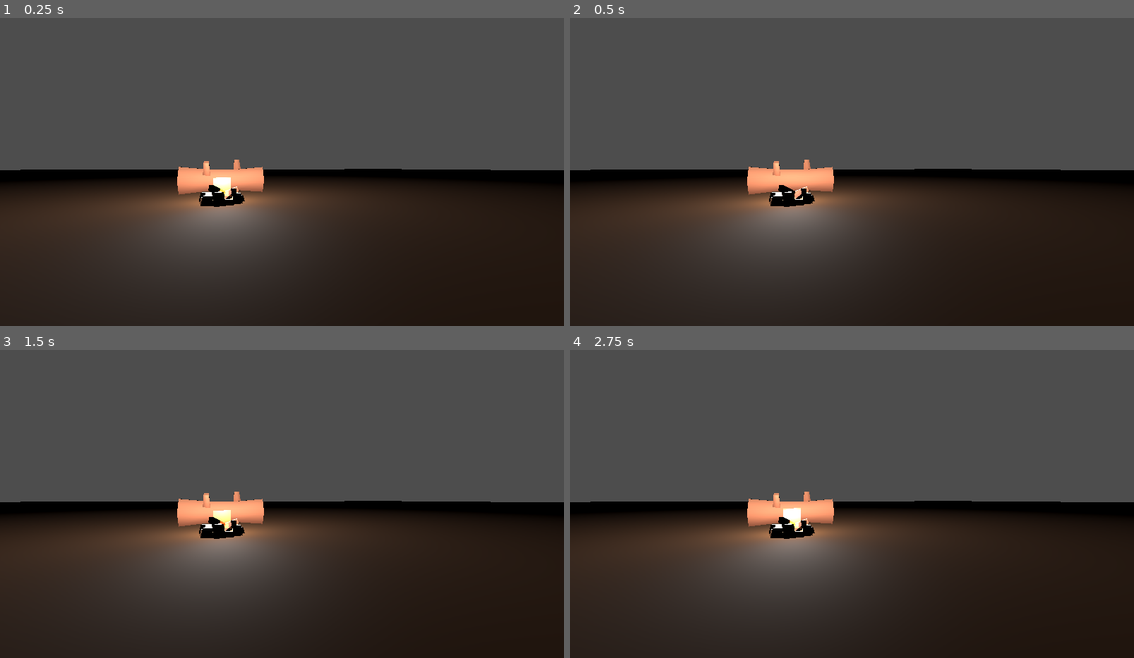
Above: before the commit, frames 1-4 (two rows, left to right).
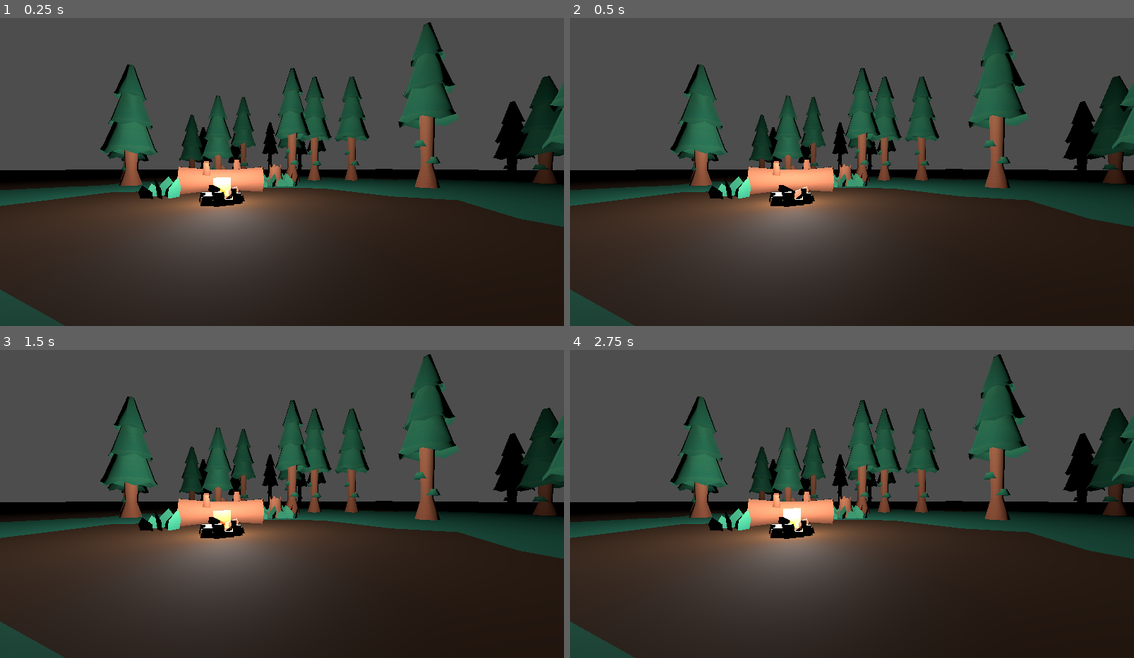
Above: after the commit, the same moments.

Repository: CyclingFern/GodotHTMLGames
Game: Godot game, scene res://vr.tscn
Two runs of this game, one before a commit and one after it. Both use one fixed random seed, a clock stepped at 60 frames per second and the inputs below.
Inputs:
- Up to frame 1 (0.25 s): no input
- Up to frame 2 (0.5 s): no input
- Up to frame 3 (1.5 s): tap Enter at 1.25 s
- Up to frame 4 (2.75 s): tap Space at 2 s

The runs differ from the first frame. In frame 1, 17% of the frame differs, in the area x 0-100%, y 1-100%; in frame 2, 17%; in frame 3, 17%; in frame 4, 17%.

Commit message:
Add trees

Diff:
--- a/source/forest/vr.tscn
+++ b/source/forest/vr.tscn
@@ -1,8 +1,14 @@
-[gd_scene load_steps=10 format=3 uid="uid://b3yuvlks3wbp7"]
+[gd_scene load_steps=16 format=3 uid="uid://b3yuvlks3wbp7"]
 
 [ext_resource type="Script" uid="uid://b3rimadp5aaim" path="res://vr.gd" id="1_ncpny"]
 [ext_resource type="PackedScene" uid="uid://bwdg76oi4dyfo" path="res://survival-kit/models/campfire-pit.glb" id="2_6u44e"]
 [ext_resource type="PackedScene" uid="uid://c635l2k6f6yqm" path="res://survival-kit/models/tree-log-small.glb" id="3_80de6"]
+[ext_resource type="PackedScene" uid="uid://itcmhvi1mceb" path="res://survival-kit/models/tree-tall.glb" id="4_lwrbq"]
+[ext_resource type="PackedScene" uid="uid://drpy7u5ivv44e" path="res://survival-kit/models/tree-trunk.glb" id="5_i3gxp"]
+[ext_resource type="PackedScene" uid="uid://dgreaojjbb3t0" path="res://survival-kit/models/tree.glb" id="6_dmba7"]
+[ext_resource type="PackedScene" uid="uid://d1ko1jpgsfo5" path="res://survival-kit/models/grass-large.glb" id="7_80w17"]
+[ext_resource type="PackedScene" uid="uid://bsukfwmlistfs" path="res://survival-kit/models/grass.glb" id="8_ifwaa"]
+[ext_resource type="PackedScene" uid="uid://b3q2lymn2bd5" path="res://survival-kit/models/patch-grass-large.glb" id="9_smwd4"]
 
 [sub_resource type="BoxMesh" id="BoxMesh_ncpny"]
 size = Vector3(0.1, 0.1, 0.1)
@@ -30,6 +36,7 @@
 [sub_resource type="PlaneMesh" id="PlaneMesh_80w17"]
 material = SubResource("StandardMaterial3D_dmba7")
 size = Vector2(50, 50)
+center_offset = Vector3(0, -0.01, 0)
 
 [node name="Node3D" type="Node3D"]
 script = ExtResource("1_ncpny")
@@ -80,3 +87,289 @@
 
 [node name="tree-log-small2" parent="Painting" instance=ExtResource("3_80de6")]
 transform = Transform3D(1, 0, 0, 0, 1, 0, 0, 0, 1, 0.52664685, 0, 0.0060554743)
+
+[node name="Forest" type="Node3D" parent="Painting"]
+
+[node name="Forrest" type="Node3D" parent="Painting/Forest"]
+
+[node name="tree-tall2" parent="Painting/Forest/Forrest" instance=ExtResource("4_lwrbq")]
+transform = Transform3D(1, 0, 0, 0, 1, 0, 0, 0, 1, 1.7052457, 0, 1.027409)
+
+[node name="tree-tall3" parent="Painting/Forest/Forrest" instance=ExtResource("4_lwrbq")]
+transform = Transform3D(1, 0, 0, 0, 1, 0, 0, 0, 1, 1.7052457, 0, 2.069044)
+
+[node name="tree-tall4" parent="Painting/Forest/Forrest" instance=ExtResource("4_lwrbq")]
+transform = Transform3D(1, 0, 0, 0, 1, 0, 0, 0, 1, 0.389992, 0, 2.069044)
+
+[node name="tree-trunk2" parent="Painting/Forest/Forrest" instance=ExtResource("5_i3gxp")]
+transform = Transform3D(1, 0, 0, 0, 1, 0, 0, 0, 1, 1.0907036, 0, 0.6030106)
+
+[node name="tree2" parent="Painting/Forest/Forrest" instance=ExtResource("6_dmba7")]
+transform = Transform3D(1, 0, 0, 0, 1, 0, 0, 0, 1, 1.5641649, 0, -1.0316466)
+
+[node name="tree3" parent="Painting/Forest/Forrest" instance=ExtResource("6_dmba7")]
+transform = Transform3D(0.9998725, 0, 0.015969085, 0, 1, 0, -0.015969085, 0, 0.9998725, 2.359568, 0, -0.0660277)
+
+[node name="tree4" parent="Painting/Forest/Forrest" instance=ExtResource("6_dmba7")]
+transform = Transform3D(0.9998725, 0, 0.015969085, 0, 1, 0, -0.015969085, 0, 0.9998725, 0.7248497, 0, -2.4794116)
+
+[node name="tree-tall5" parent="Painting/Forest/Forrest" instance=ExtResource("4_lwrbq")]
+transform = Transform3D(1, 0, 0, 0, 1, 0, 0, 0, 1, 3.1930263, 0, 0.43288362)
+
+[node name="tree-tall6" parent="Painting/Forest/Forrest" instance=ExtResource("4_lwrbq")]
+transform = Transform3D(1, 0, 0, 0, 1, 0, 0, 0, 1, 3.1930263, 0, 1.4745188)
+
+[node name="tree-tall7" parent="Painting/Forest/Forrest" instance=ExtResource("4_lwrbq")]
+transform = Transform3D(1, 0, 0, 0, 1, 0, 0, 0, 1, 1.8777726, 0, 1.4745188)
+
+[node name="tree-trunk3" parent="Painting/Forest/Forrest" instance=ExtResource("5_i3gxp")]
+transform = Transform3D(1, 0, 0, 0, 1, 0, 0, 0, 1, 2.578484, 0, 0.008485258)
+
+[node name="tree5" parent="Painting/Forest/Forrest" instance=ExtResource("6_dmba7")]
+transform = Transform3D(1, 0, 0, 0, 1, 0, 0, 0, 1, 3.0519454, 0, -1.626172)
+
+[node name="tree6" parent="Painting/Forest/Forrest" instance=ExtResource("6_dmba7")]
+transform = Transform3D(0.9998725, 0, 0.015969085, 0, 1, 0, -0.015969085, 0, 0.9998725, 3.8473487, 0, -0.66055304)
+
+[node name="tree7" parent="Painting/Forest/Forrest" instance=ExtResource("6_dmba7")]
+transform = Transform3D(0.9998725, 0, 0.015969085, 0, 1, 0, -0.015969085, 0, 0.9998725, 2.2126303, 0, -3.073937)
+
+[node name="tree-tall8" parent="Painting/Forest/Forrest" instance=ExtResource("4_lwrbq")]
+transform = Transform3D(1, 0, 0, 0, 1, 0, 0, 0, 1, 5.4062567, 0, 1.524423)
+
+[node name="tree-tall9" parent="Painting/Forest/Forrest" instance=ExtResource("4_lwrbq")]
+transform = Transform3D(1, 0, 0, 0, 1, 0, 0, 0, 1, 5.4062567, 0, 2.5660582)
+
+[node name="tree-tall10" parent="Painting/Forest/Forrest" instance=ExtResource("4_lwrbq")]
+transform = Transform3D(1, 0, 0, 0, 1, 0, 0, 0, 1, 4.0910034, 0, 2.5660582)
+
+[node name="tree-trunk4" parent="Painting/Forest/Forrest" instance=ExtResource("5_i3gxp")]
+transform = Transform3D(1, 0, 0, 0, 1, 0, 0, 0, 1, 4.7917147, 0, 1.1000247)
+
+[node name="tree8" parent="Painting/Forest/Forrest" instance=ExtResource("6_dmba7")]
+transform = Transform3D(1, 0, 0, 0, 1, 0, 0, 0, 1, 5.265176, 0, -0.53463256)
+
+[node name="tree9" parent="Painting/Forest/Forrest" instance=ExtResource("6_dmba7")]
+transform = Transform3D(0.9998725, 0, 0.015969085, 0, 1, 0, -0.015969085, 0, 0.9998725, 6.0605793, 0, 0.43098634)
+
+[node name="tree10" parent="Painting/Forest/Forrest" instance=ExtResource("6_dmba7")]
+transform = Transform3D(0.9998725, 0, 0.015969085, 0, 1, 0, -0.015969085, 0, 0.9998725, 4.425861, 0, -1.9823976)
+
+[node name="Forrest2" type="Node3D" parent="Painting/Forest"]
+transform = Transform3D(1, 0, 0, 0, 1, 0, 0, 0, 1, -4.8739576, 0, 4.662561)
+
+[node name="tree-tall2" parent="Painting/Forest/Forrest2" instance=ExtResource("4_lwrbq")]
+transform = Transform3D(1, 0, 0, 0, 1, 0, 0, 0, 1, 1.7052457, 0, 1.027409)
+
+[node name="tree-tall3" parent="Painting/Forest/Forrest2" instance=ExtResource("4_lwrbq")]
+transform = Transform3D(1, 0, 0, 0, 1, 0, 0, 0, 1, 1.7052457, 0, 2.069044)
+
+[node name="tree-tall4" parent="Painting/Forest/Forrest2" instance=ExtResource("4_lwrbq")]
+transform = Transform3D(1, 0, 0, 0, 1, 0, 0, 0, 1, 0.389992, 0, 2.069044)
+
+[node name="tree-trunk2" parent="Painting/Forest/Forrest2" instance=ExtResource("5_i3gxp")]
+transform = Transform3D(1, 0, 0, 0, 1, 0, 0, 0, 1, 1.0907036, 0, 0.6030106)
+
+[node name="tree2" parent="Painting/Forest/Forrest2" instance=ExtResource("6_dmba7")]
+transform = Transform3D(1, 0, 0, 0, 1, 0, 0, 0, 1, 1.5641649, 0, -1.0316466)
+
+[node name="tree3" parent="Painting/Forest/Forrest2" instance=ExtResource("6_dmba7")]
+transform = Transform3D(0.9998725, 0, 0.015969085, 0, 1, 0, -0.015969085, 0, 0.9998725, 2.359568, 0, -0.0660277)
+
+[node name="tree4" parent="Painting/Forest/Forrest2" instance=ExtResource("6_dmba7")]
+transform = Transform3D(0.9998725, 0, 0.015969085, 0, 1, 0, -0.015969085, 0, 0.9998725, 0.7248497, 0, -2.4794116)
+
+[node name="tree-tall5" parent="Painting/Forest/Forrest2" instance=ExtResource("4_lwrbq")]
+transform = Transform3D(1, 0, 0, 0, 1, 0, 0, 0, 1, 3.1930263, 0, 0.43288362)
+
+[node name="tree-tall6" parent="Painting/Forest/Forrest2" instance=ExtResource("4_lwrbq")]
+transform = Transform3D(1, 0, 0, 0, 1, 0, 0, 0, 1, 3.1930263, 0, 1.4745188)
+
+[node name="tree-tall7" parent="Painting/Forest/Forrest2" instance=ExtResource("4_lwrbq")]
+transform = Transform3D(1, 0, 0, 0, 1, 0, 0, 0, 1, 1.8777726, 0, 1.4745188)
+
+[node name="tree-trunk3" parent="Painting/Forest/Forrest2" instance=ExtResource("5_i3gxp")]
+transform = Transform3D(1, 0, 0, 0, 1, 0, 0, 0, 1, 2.578484, 0, 0.008485258)
+
+[node name="tree5" parent="Painting/Forest/Forrest2" instance=ExtResource("6_dmba7")]
+transform = Transform3D(1, 0, 0, 0, 1, 0, 0, 0, 1, 3.0519454, 0, -1.626172)
+
+[node name="tree6" parent="Painting/Forest/Forrest2" instance=ExtResource("6_dmba7")]
+transform = Transform3D(0.9998725, 0, 0.015969085, 0, 1, 0, -0.015969085, 0, 0.9998725, 3.8473487, 0, -0.66055304)
+
+[node name="tree7" parent="Painting/Forest/Forrest2" instance=ExtResource("6_dmba7")]
+transform = Transform3D(0.9998725, 0, 0.015969085, 0, 1, 0, -0.015969085, 0, 0.9998725, 2.2126303, 0, -3.073937)
+
+[node name="tree-tall8" parent="Painting/Forest/Forrest2" instance=ExtResource("4_lwrbq")]
+transform = Transform3D(1, 0, 0, 0, 1, 0, 0, 0, 1, 5.4062567, 0, 1.524423)
+
+[node name="tree-tall9" parent="Painting/Forest/Forrest2" instance=ExtResource("4_lwrbq")]
+transform = Transform3D(1, 0, 0, 0, 1, 0, 0, 0, 1, 5.4062567, 0, 2.5660582)
+
+[node name="tree-tall10" parent="Painting/Forest/Forrest2" instance=ExtResource("4_lwrbq")]
+transform = Transform3D(1, 0, 0, 0, 1, 0, 0, 0, 1, 4.0910034, 0, 2.5660582)
+
+[node name="tree-trunk4" parent="Painting/Forest/Forrest2" instance=ExtResource("5_i3gxp")]
+transform = Transform3D(1, 0, 0, 0, 1, 0, 0, 0, 1, 4.7917147, 0, 1.1000247)
+
+[node name="tree8" parent="Painting/Forest/Forrest2" instance=ExtResource("6_dmba7")]
+transform = Transform3D(1, 0, 0, 0, 1, 0, 0, 0, 1, 5.265176, 0, -0.53463256)
+
+[node name="tree9" parent="Painting/Forest/Forrest2" instance=ExtResource("6_dmba7")]
+transform = Transform3D(0.9998725, 0, 0.015969085, 0, 1, 0, -0.015969085, 0, 0.9998725, 6.0605793, 0, 0.43098634)
+
+[node name="tree10" parent="Painting/Forest/Forrest2" instance=ExtResource("6_dmba7")]
+transform = Transform3D(0.9998725, 0, 0.015969085, 0, 1, 0, -0.015969085, 0, 0.9998725, 4.425861, 0, -1.9823976)
+
+[node name="Forrest3" type="Node3D" parent="Painting/Forest"]
+transform = Transform3D(1, 0, 0, 0, 1, 0, 0, 0, 1, -6.066828, 0, -4.240654)
+
+[node name="tree-tall2" parent="Painting/Forest/Forrest3" instance=ExtResource("4_lwrbq")]
+transform = Transform3D(1, 0, 0, 0, 1, 0, 0, 0, 1, 1.7052457, 0, 1.027409)
+
+[node name="tree-tall3" parent="Painting/Forest/Forrest3" instance=ExtResource("4_lwrbq")]
+transform = Transform3D(1, 0, 0, 0, 1, 0, 0, 0, 1, 1.7052457, 0, 2.069044)
+
+[node name="tree-tall4" parent="Painting/Forest/Forrest3" instance=ExtResource("4_lwrbq")]
+transform = Transform3D(1, 0, 0, 0, 1, 0, 0, 0, 1, 0.389992, 0, 2.069044)
+
+[node name="tree-trunk2" parent="Painting/Forest/Forrest3" instance=ExtResource("5_i3gxp")]
+transform = Transform3D(1, 0, 0, 0, 1, 0, 0, 0, 1, 1.0907036, 0, 0.6030106)
+
+[node name="tree2" parent="Painting/Forest/Forrest3" instance=ExtResource("6_dmba7")]
+transform = Transform3D(1, 0, 0, 0, 1, 0, 0, 0, 1, 1.5641649, 0, -1.0316466)
+
+[node name="tree3" parent="Painting/Forest/Forrest3" instance=ExtResource("6_dmba7")]
+transform = Transform3D(0.9998725, 0, 0.015969085, 0, 1, 0, -0.015969085, 0, 0.9998725, 2.359568, 0, -0.0660277)
+
+[node name="tree4" parent="Painting/Forest/Forrest3" instance=ExtResource("6_dmba7")]
+transform = Transform3D(0.9998725, 0, 0.015969085, 0, 1, 0, -0.015969085, 0, 0.9998725, 0.7248497, 0, -2.4794116)
+
+[node name="tree-tall5" parent="Painting/Forest/Forrest3" instance=ExtResource("4_lwrbq")]
+transform = Transform3D(1, 0, 0, 0, 1, 0, 0, 0, 1, 3.1930263, 0, 0.43288362)
+
+[node name="tree-tall6" parent="Painting/Forest/Forrest3" instance=ExtResource("4_lwrbq")]
+transform = Transform3D(1, 0, 0, 0, 1, 0, 0, 0, 1, 3.1930263, 0, 1.4745188)
+
+[node name="tree-tall7" parent="Painting/Forest/Forrest3" instance=ExtResource("4_lwrbq")]
+transform = Transform3D(1, 0, 0, 0, 1, 0, 0, 0, 1, 1.8777726, 0, 1.4745188)
+
+[node name="tree-trunk3" parent="Painting/Forest/Forrest3" instance=ExtResource("5_i3gxp")]
+transform = Transform3D(1, 0, 0, 0, 1, 0, 0, 0, 1, 2.578484, 0, 0.008485258)
+
+[node name="tree5" parent="Painting/Forest/Forrest3" instance=ExtResource("6_dmba7")]
+transform = Transform3D(1, 0, 0, 0, 1, 0, 0, 0, 1, 3.0519454, 0, -1.626172)
+
+[node name="tree6" parent="Painting/Forest/Forrest3" instance=ExtResource("6_dmba7")]
+transform = Transform3D(0.9998725, 0, 0.015969085, 0, 1, 0, -0.015969085, 0, 0.9998725, 3.8473487, 0, -0.66055304)
+
+[node name="tree7" parent="Painting/Forest/Forrest3" instance=ExtResource("6_dmba7")]
+transform = Transform3D(0.9998725, 0, 0.015969085, 0, 1, 0, -0.015969085, 0, 0.9998725, 2.2126303, 0, -3.073937)
+
+[node name="tree-tall8" parent="Painting/Forest/Forrest3" instance=ExtResource("4_lwrbq")]
+transform = Transform3D(1, 0, 0, 0, 1, 0, 0, 0, 1, 5.4062567, 0, 1.524423)
+
+[node name="tree-tall9" parent="Painting/Forest/Forrest3" instance=ExtResource("4_lwrbq")]
+transform = Transform3D(1, 0, 0, 0, 1, 0, 0, 0, 1, 5.4062567, 0, 2.5660582)
+
+[node name="tree-tall10" parent="Painting/Forest/Forrest3" instance=ExtResource("4_lwrbq")]
+transform = Transform3D(1, 0, 0, 0, 1, 0, 0, 0, 1, 4.0910034, 0, 2.5660582)
+
+[node name="tree-trunk4" parent="Painting/Forest/Forrest3" instance=ExtResource("5_i3gxp")]
+transform = Transform3D(1, 0, 0, 0, 1, 0, 0, 0, 1, 4.7917147, 0, 1.1000247)
+
+[node name="tree8" parent="Painting/Forest/Forrest3" instance=ExtResource("6_dmba7")]
+transform = Transform3D(1, 0, 0, 0, 1, 0, 0, 0, 1, 5.265176, 0, -0.53463256)
+
+[node name="tree9" parent="Painting/Forest/Forrest3" instance=ExtResource("6_dmba7")]
+transform = Transform3D(0.9998725, 0, 0.015969085, 0, 1, 0, -0.015969085, 0, 0.9998725, 6.0605793, 0, 0.43098634)
+
+[node name="tree10" parent="Painting/Forest/Forrest3" instance=ExtResource("6_dmba7")]
+transform = Transform3D(0.9998725, 0, 0.015969085, 0, 1, 0, -0.015969085, 0, 0.9998725, 4.425861, 0, -1.9823976)
+
+[node name="Forrest4" type="Node3D" parent="Painting/Forest"]
+transform = Transform3D(1, 0, 0, 0, 1, 0, 0, 0, 1, -10.947235, 0, 0.21159601)
+
+[node name="tree-tall2" parent="Painting/Forest/Forrest4" instance=ExtResource("4_lwrbq")]
+transform = Transform3D(1, 0, 0, 0, 1, 0, 0, 0, 1, 1.7052457, 0, 1.027409)
+
+[node name="tree-tall3" parent="Painting/Forest/Forrest4" instance=ExtResource("4_lwrbq")]
+transform = Transform3D(1, 0, 0, 0, 1, 0, 0, 0, 1, 1.7052457, 0, 2.069044)
+
+[node name="tree-tall4" parent="Painting/Forest/Forrest4" instance=ExtResource("4_lwrbq")]
+transform = Transform3D(1, 0, 0, 0, 1, 0, 0, 0, 1, 0.389992, 0, 2.069044)
+
+[node name="tree-trunk2" parent="Painting/Forest/Forrest4" instance=ExtResource("5_i3gxp")]
+transform = Transform3D(1, 0, 0, 0, 1, 0, 0, 0, 1, 1.0907036, 0, 0.6030106)
+
+[node name="tree2" parent="Painting/Forest/Forrest4" instance=ExtResource("6_dmba7")]
+transform = Transform3D(1, 0, 0, 0, 1, 0, 0, 0, 1, 1.5641649, 0, -1.0316466)
+
+[node name="tree3" parent="Painting/Forest/Forrest4" instance=ExtResource("6_dmba7")]
+transform = Transform3D(0.9998725, 0, 0.015969085, 0, 1, 0, -0.015969085, 0, 0.9998725, 2.359568, 0, -0.0660277)
+
+[node name="tree4" parent="Painting/Forest/Forrest4" instance=ExtResource("6_dmba7")]
+transform = Transform3D(0.9998725, 0, 0.015969085, 0, 1, 0, -0.015969085, 0, 0.9998725, 0.7248497, 0, -2.4794116)
+
+[node name="tree-tall5" parent="Painting/Forest/Forrest4" instance=ExtResource("4_lwrbq")]
+transform = Transform3D(1, 0, 0, 0, 1, 0, 0, 0, 1, 3.1930263, 0, 0.43288362)
+
+[node name="tree-tall6" parent="Painting/Forest/Forrest4" instance=ExtResource("4_lwrbq")]
+transform = Transform3D(1, 0, 0, 0, 1, 0, 0, 0, 1, 3.1930263, 0, 1.4745188)
+
+[node name="tree-tall7" parent="Painting/Forest/Forrest4" instance=ExtResource("4_lwrbq")]
+transform = Transform3D(1, 0, 0, 0, 1, 0, 0, 0, 1, 1.8777726, 0, 1.4745188)
+
+[node name="tree-trunk3" parent="Painting/Forest/Forrest4" instance=ExtResource("5_i3gxp")]
+transform = Transform3D(1, 0, 0, 0, 1, 0, 0, 0, 1, 2.578484, 0, 0.008485258)
+
+[node name="tree5" parent="Painting/Forest/Forrest4" instance=ExtResource("6_dmba7")]
+transform = Transform3D(1, 0, 0, 0, 1, 0, 0, 0, 1, 3.0519454, 0, -1.626172)
+
+[node name="tree6" parent="Painting/Forest/Forrest4" instance=ExtResource("6_dmba7")]
+transform = Transform3D(0.9998725, 0, 0.015969085, 0, 1, 0, -0.015969085, 0, 0.9998725, 3.8473487, 0, -0.66055304)
+
+[node name="tree7" parent="Painting/Forest/Forrest4" instance=ExtResource("6_dmba7")]
+transform = Transform3D(0.9998725, 0, 0.015969085, 0, 1, 0, -0.015969085, 0, 0.9998725, 2.2126303, 0, -3.073937)
+
+[node name="tree-tall8" parent="Painting/Forest/Forrest4" instance=ExtResource("4_lwrbq")]
+transform = Transform3D(1, 0, 0, 0, 1, 0, 0, 0, 1, 5.4062567, 0, 1.524423)
+
+[node name="tree-tall9" parent="Painting/Forest/Forrest4" instance=ExtResource("4_lwrbq")]
+transform = Transform3D(1, 0, 0, 0, 1, 0, 0, 0, 1, 5.4062567, 0, 2.5660582)
+
+[node name="tree-tall10" parent="Painting/Forest/Forrest4" instance=ExtResource("4_lwrbq")]
+transform = Transform3D(1, 0, 0, 0, 1, 0, 0, 0, 1, 4.0910034, 0, 2.5660582)
+
+[node name="tree-trunk4" parent="Painting/Forest/Forrest4" instance=ExtResource("5_i3gxp")]
+transform = Transform3D(1, 0, 0, 0, 1, 0, 0, 0, 1, 4.7917147, 0, 1.1000247)
+
+[node name="tree8" parent="Painting/Forest/Forrest4" instance=ExtResource("6_dmba7")]
+transform = Transform3D(1, 0, 0, 0, 1, 0, 0, 0, 1, 5.265176, 0, -0.53463256)
+
+[node name="tree9" parent="Painting/Forest/Forrest4" instance=ExtResource("6_dmba7")]
+transform = Transform3D(0.9998725, 0, 0.015969085, 0, 1, 0, -0.015969085, 0, 0.9998725, 6.0605793, 0, 0.43098634)
+
+[node name="tree10" parent="Painting/Forest/Forrest4" instance=ExtResource("6_dmba7")]
+transform = Transform3D(0.9998725, 0, 0.015969085, 0, 1, 0, -0.015969085, 0, 0.9998725, 4.425861, 0, -1.9823976)
+
+[node name="grass-large2" parent="Painting" instance=ExtResource("7_80w17")]
+transform = Transform3D(1, 0, 0, 0, 1, 0, 0, 0, 1, 1.0883691, 0, 0.59932864)
+
+[node name="grass2" parent="Painting" instance=ExtResource("8_ifwaa")]
+transform = Transform3D(1, 0, 0, 0, 1, 0, 0, 0, 1, 0.3492533, 0, -0.40889692)
+
+[node name="patch-grass-large2" parent="Painting" instance=ExtResource("9_smwd4")]
+transform = Transform3D(1, 0, 0, 0, 1, 0, 0, 0, 1, 1.632997, 0, -1.1036245)
+
+[node name="patch-grass-large3" parent="Painting" instance=ExtResource("9_smwd4")]
+transform = Transform3D(-0.08182812, 0, 2.9988837, 0, 3.0000005, 0, -2.9988837, 0, -0.08182812, 1.4145037, 0, 0.7436099)
+
+[node name="patch-grass-large4" parent="Painting" instance=ExtResource("9_smwd4")]
+transform = Transform3D(2.286921, 0, 1.941647, 0, 3, 0, -1.941647, 0, 2.286921, 0.52151513, 0, 2.0439756)
+
+[node name="patch-grass-large5" parent="Painting" instance=ExtResource("9_smwd4")]
+transform = Transform3D(2.2604837, 0, -1.9723625, 0, 3, 0, 1.9723625, 0, 2.2604837, -1.8998656, 0, 1.2584958)
+
+[node name="patch-grass-large6" parent="Painting" instance=ExtResource("9_smwd4")]
+transform = Transform3D(-1.8728254, 0, -2.3436136, 0, 3, 0, 2.3436136, 0, -1.8728254, -0.63294685, -2.3841858e-07, -1.5349565)
Not shown, changed: forest/index.pck
